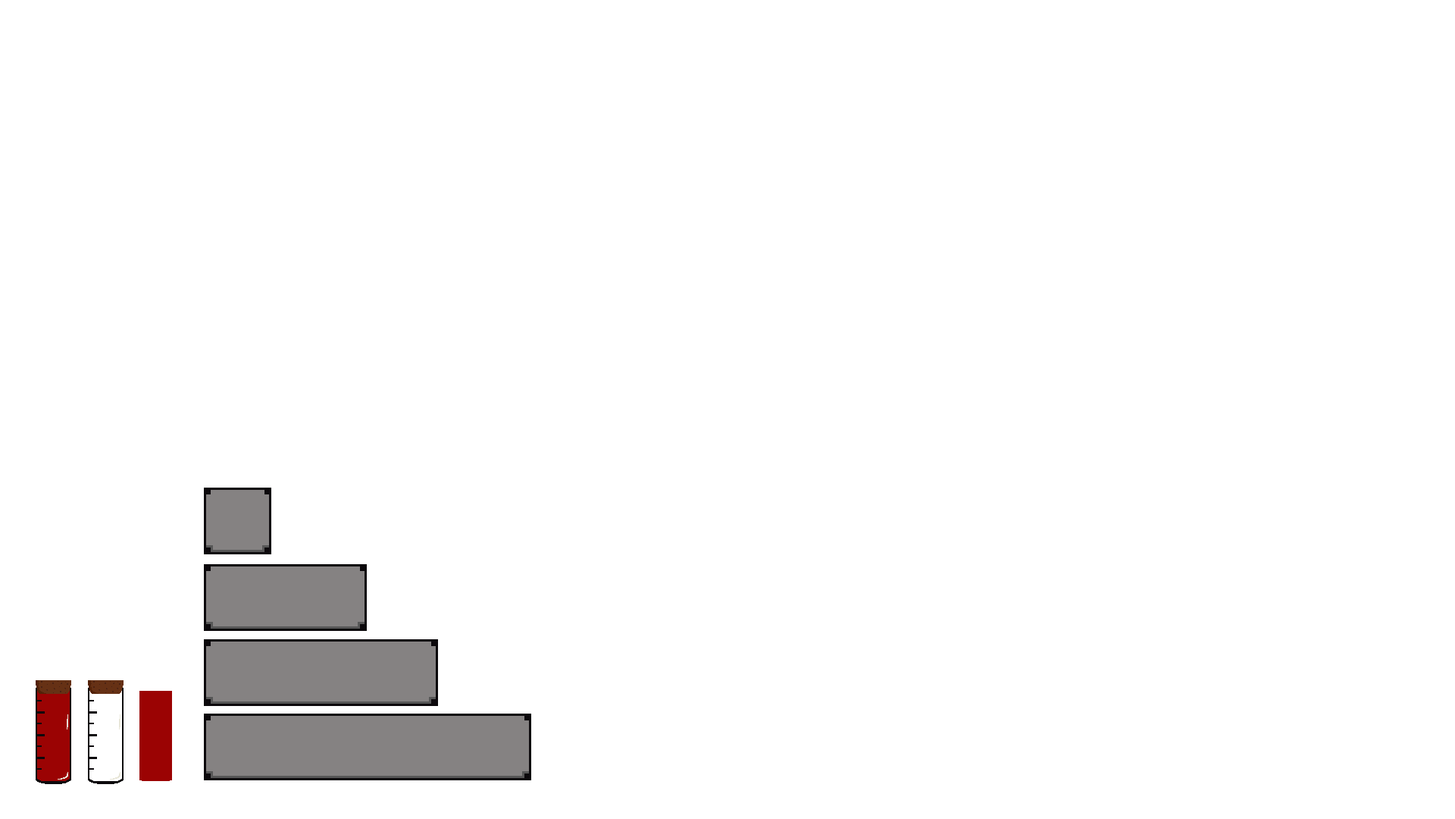
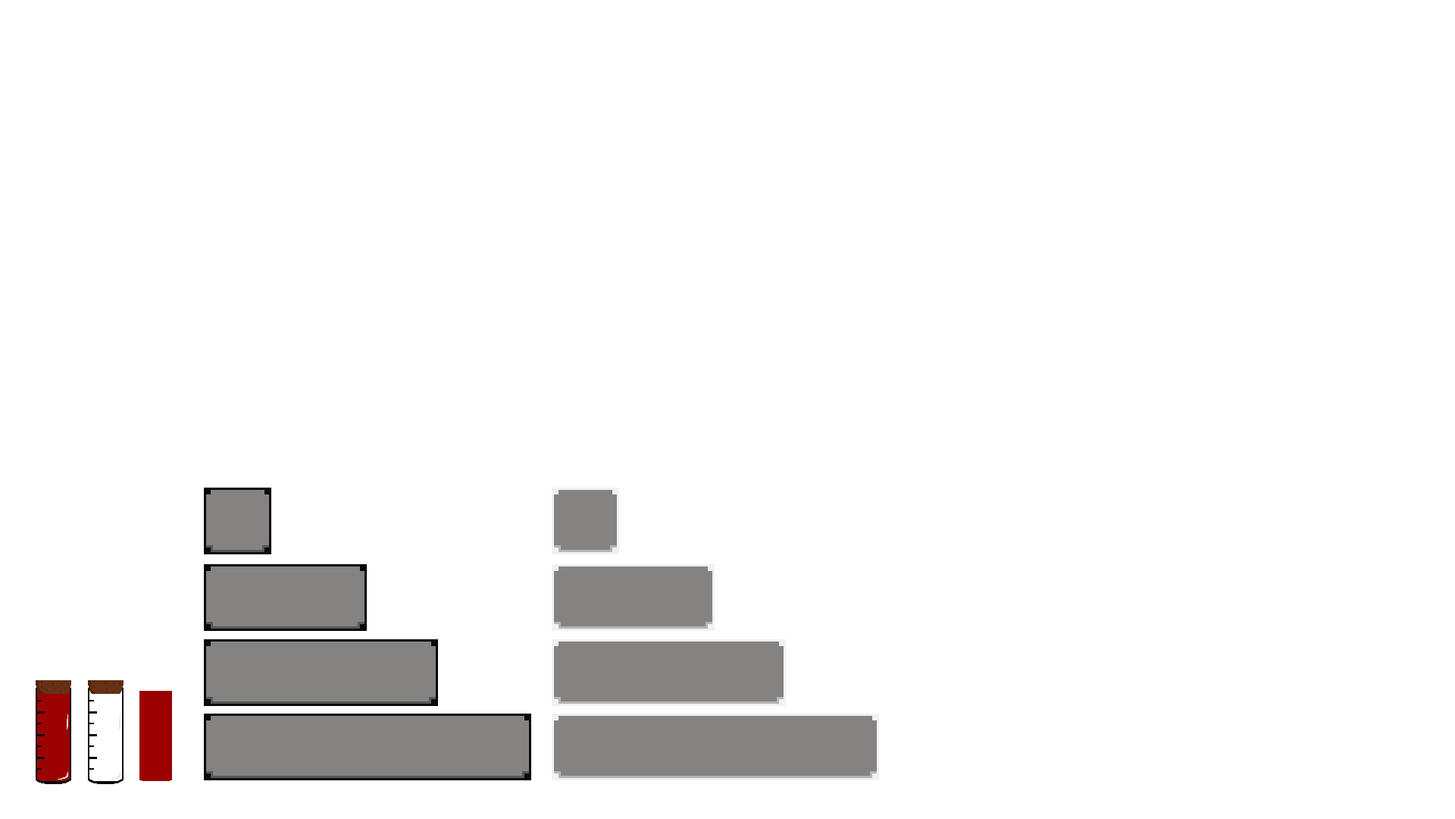
Comparing the layer stacks of the two w=1455, h=819 images. Changes:
renamed "Layer 15(pasted)" to "Layer 19(pasted)", painted on it over [551, 487, 880, 780]
removed layer "Layer 11(pasted)" over [551, 582, 631, 780]
painted on "Layer 10" over [551, 487, 880, 780]
